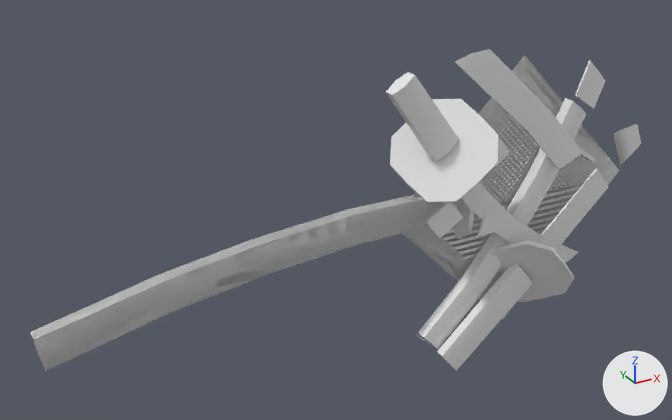
The OBJ model src/main/resources/assets/blade_tetra/model/modular/alpha9/wakizashi_basic_guard_swift.obj: old version first, new version second.
Before and after are seen from a camera (50 mm lens) standing at (-281.0, -330.0, 178.0) and looking at (-98.0, 4.0, 11.0). Lighting does not change. The marker at lower right points along +X, +Y and +Z. The first picture is the older version. Where no turn or scale is listed for an object, it has been applied to the vertices. Vertices at exactly the same position are counted once.

Before the edit, the objects in view are built like this:
```python
me_effect = bpy.data.meshes.new('effect')
me_effect.from_pydata(...)  # 72 vertices, 132 faces; spans x -234.0..-35.0, y -6.0..6.0, z -27.0..11.0
me_item_blade = bpy.data.meshes.new('item_blade')
me_item_blade.from_pydata(...)  # 143 vertices, 235 faces; spans x -83.0..71.0, y -31.0..4.0, z -71.0..75.0
me_item_damaged = bpy.data.meshes.new('item_damaged')
me_item_damaged.from_pydata(...)  # 145 vertices, 199 faces; spans x -71.0..71.0, y -32.0..4.0, z -78.0..81.0
me_sheath = bpy.data.meshes.new('sheath')
me_sheath.from_pydata(...)  # 72 vertices, 132 faces; spans x -234.0..-35.0, y -6.0..6.0, z -27.0..11.0
ob_effect = bpy.data.objects.new('effect', me_effect)
ob_effect.location = (0.0, 0.0, 0.0)
ob_item_blade = bpy.data.objects.new('item_blade', me_item_blade)
ob_item_blade.location = (0.0, 0.0, 0.0)
ob_item_damaged = bpy.data.objects.new('item_damaged', me_item_damaged)
ob_item_damaged.location = (0.0, 0.0, 0.0)
ob_sheath = bpy.data.objects.new('sheath', me_sheath)
ob_sheath.location = (0.0, 0.0, 0.0)
```
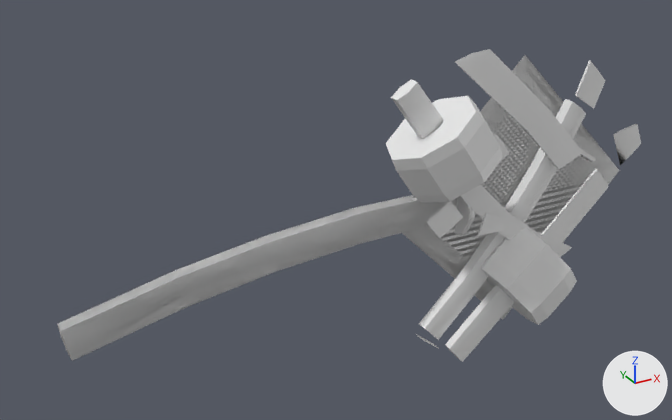
Patch to the scene script:
```diff
--- a/src/main/resources/assets/blade_tetra/model/modular/alpha9/wakizashi_basic_guard_swift.obj.py
+++ b/src/main/resources/assets/blade_tetra/model/modular/alpha9/wakizashi_basic_guard_swift.obj.py
@@ me_effect @@
 # used by ob_effect; location = (0.0, 0.0, 0.0)
-me_effect.from_pydata(...)  # 72 vertices, 132 faces; spans x -234.0..-35.0, y -6.0..6.0, z -27.0..11.0
+me_effect.from_pydata(...)  # 72 vertices, 132 faces; spans x -224.0..-35.0, y -6.0..6.0, z -25.0..11.0
+# me_effect part 1: the whole mesh is scaled about its middle by (0.947, 0.977, 0.96), then moved by (5.0, 0.0, 1.0)
@@ me_item_blade @@
 # used by ob_item_blade; location = (0.0, 0.0, 0.0)
-me_item_blade.from_pydata(...)  # 143 vertices, 235 faces; spans x -83.0..71.0, y -31.0..4.0, z -71.0..75.0
+me_item_blade.from_pydata(...)  # 309 vertices, 571 faces; spans x -81.0..71.0, y -35.0..4.0, z -71.0..72.0
+# me_item_blade part 2: the loose piece of 18 vertices spanning x -83.0..-48.0, y -20.0..-11.0, z 35.0..75.0 is scaled about its middle by (0.911, 0.902, 0.91), then moved by (1.0, 0.0, -2.0)
+# me_item_blade part 3: the loose piece of 26 vertices spanning x -77.0..-32.0, y -31.0..0.0, z 19.0..58.0 is rebuilt with 192 vertices and now spans x -80.0..-29.0, y -35.0..3.0, z 14.0..62.0
+# me_item_blade part 4: 46 vertices moved from x -58.0..33.0, y -16.0..-5.0, z -67.0..16.0 to x -58.0..28.0, y -16.0..-5.0, z -62.0..17.0
@@ me_item_damaged @@
 # used by ob_item_damaged; location = (0.0, 0.0, 0.0)
-me_item_damaged.from_pydata(...)  # 145 vertices, 199 faces; spans x -71.0..71.0, y -32.0..4.0, z -78.0..81.0
+me_item_damaged.from_pydata(...)  # 311 vertices, 535 faces; spans x -71.0..71.0, y -35.0..4.0, z -74.0..81.0
+# me_item_damaged part 5: the loose piece of 26 vertices spanning x -23.0..19.0, y -32.0..0.0, z -58.0..-12.0 is rebuilt with 192 vertices and now spans x -28.0..23.0, y -35.0..3.0, z -61.0..-9.0
+# me_item_damaged part 6: 12 vertices moved from x -51.0..0.0, y -19.0..-12.0, z -78.0..-29.0 to x -47.0..0.0, y -19.0..-13.0, z -74.0..-29.0
@@ me_sheath @@
 # used by ob_sheath; location = (0.0, 0.0, 0.0)
-me_sheath.from_pydata(...)  # 72 vertices, 132 faces; spans x -234.0..-35.0, y -6.0..6.0, z -27.0..11.0
+me_sheath.from_pydata(...)  # 72 vertices, 132 faces; spans x -224.0..-35.0, y -6.0..6.0, z -25.0..11.0
+# me_sheath part 7: the whole mesh is scaled about its middle by (0.947, 0.977, 0.96), then moved by (5.0, 0.0, 1.0)
```

Pixel boxes (x1, y1, x2, y2) of what changed, in the pictures (672 x 420 px; the box of a moved part takes in the faces that stretch with it):
'item_damaged', reshaped
    before: (402, 49, 641, 371)
    after: (402, 49, 641, 362)
'item_blade', reshaped
    before: (386, 72, 596, 349)
    after: (386, 79, 596, 348)
'effect', rescaled (not visible afterwards)
    before: (30, 195, 457, 371)
'sheath', rescaled (not visible before)
    after: (57, 195, 457, 361)
part 2 of me_item_blade, moved or reshaped
    before: (386, 72, 459, 161)
    after: (391, 79, 443, 138)
part 3 of me_item_blade, rebuilt (8% wider)
    before: (390, 99, 498, 203)
    after: (386, 96, 503, 203)
part 4 of me_item_blade, moved or reshaped
    before: (418, 98, 586, 349)
    after: (419, 99, 586, 340)
part 5 of me_item_damaged, rebuilt (15% wider, 60% taller)
    before: (491, 241, 574, 302)
    after: (481, 227, 577, 325)
part 6 of me_item_damaged, moved or reshaped
    before: (437, 265, 533, 371)
    after: (445, 285, 514, 362)
